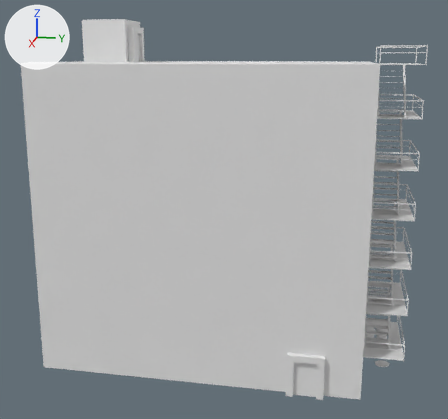
One commit to the Blender file panelak.blend: the scene before it, then after it.
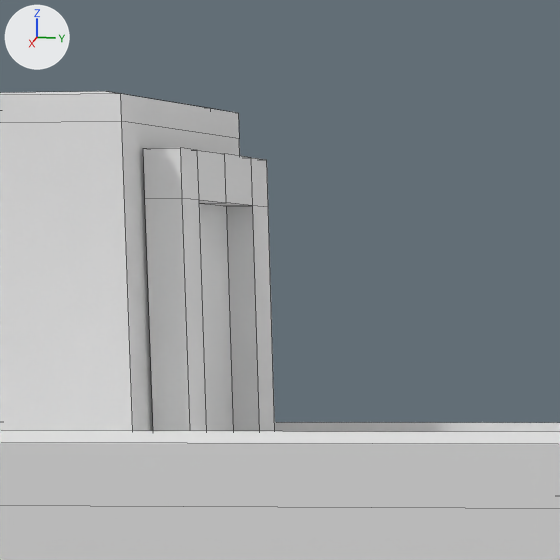
The first picture shows the older version from a camera (50 mm lens) standing at (13.07, 5.53, 8.45) and looking at (-2.24, 2.47, 4.62). The close-ups show both versions on the part from 24% to 40% of the width and 2% to 19% of the height of that picture; other places that the commit changed are outside them. Every picture has the same lights, and +X, +Y and +Z are marked at upper left. The close-ups show mesh edges as thin lines.

The older version as bpy lines, for what is in view:
```python
me_cube_001 = bpy.data.meshes.new('Cube.001')
me_cube_001.from_pydata(...)  # 20 vertices, 18 faces; spans x -0.65..3.34, y -3.34..4.73, z -3.34..4.38
me_cube_003 = bpy.data.meshes.new('Cube.003')
me_cube_003.from_pydata(...)  # 20 vertices, 18 faces; spans x -1.0..1.0, y -1.0..1.0, z -1.0..1.14
me_cube_004 = bpy.data.meshes.new('Cube.004')
me_cube_004.from_pydata(...)  # 33 vertices, 33 faces; spans x -0.086..0.086, y -0.591..0.591, z -0.942..0.482
ob_cube = bpy.data.objects.new('Cube', me_cube_001)
ob_cube.location = (-3.819, 1.373, 3.945)
ob_cube_002 = bpy.data.objects.new('Cube.002', me_cube_003)
ob_cube_002.location = (-3.247, -0.773, 8.714)
ob_cube_002.scale = (0.588, 0.588, 0.588)
ob_cube_003 = bpy.data.objects.new('Cube.003', me_cube_004)
ob_cube_003.location = (-3.259, -0.108, 8.851)
ob_cube_003.rotation_euler = (0.0, 0.0, 1.571)  # degrees (0, 0, 90)
ob_cube_003.scale = (0.747, 0.747, 0.747)
```
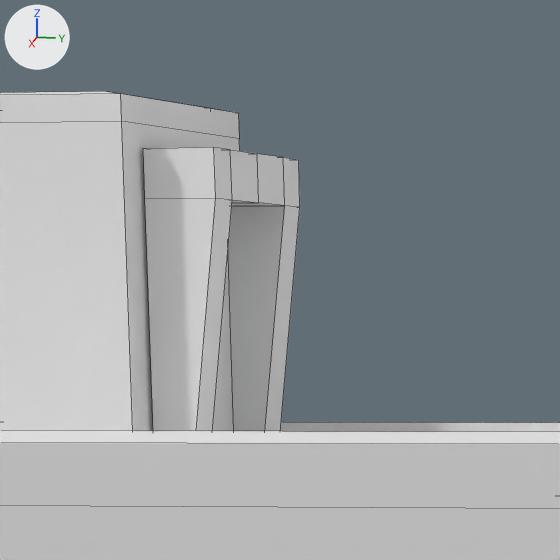
Boxes [x1, y1, x2, y2] around the edits, measured in the close-ups (560 x 560 px):
'Cube.003', reshaped (19% wider)
    before: [143, 148, 275, 431]
    after: [143, 147, 300, 431]

Patch to the scene script:
```diff
--- a/panelak.blend.py
+++ b/panelak.blend.py
@@ me_cube_004 @@
 me_cube_004.from_pydata(...)  # 33 vertices, 33 faces; spans x -0.086..0.086, y -0.591..0.591, z -0.942..0.482
 # used by ob_cube_003; location = (-3.259, -0.108, 8.851); rotation_euler = (0.0, 0.0, 1.571), in degrees (0, 0, 90); scale = (0.747, 0.747, 0.747)
+# me_cube_004 part 1: all 10 vertices in x 0.086, y -0.591..0.591, z 0.271..0.482 are moved by (0.153, 0.0, 0.0)
```
